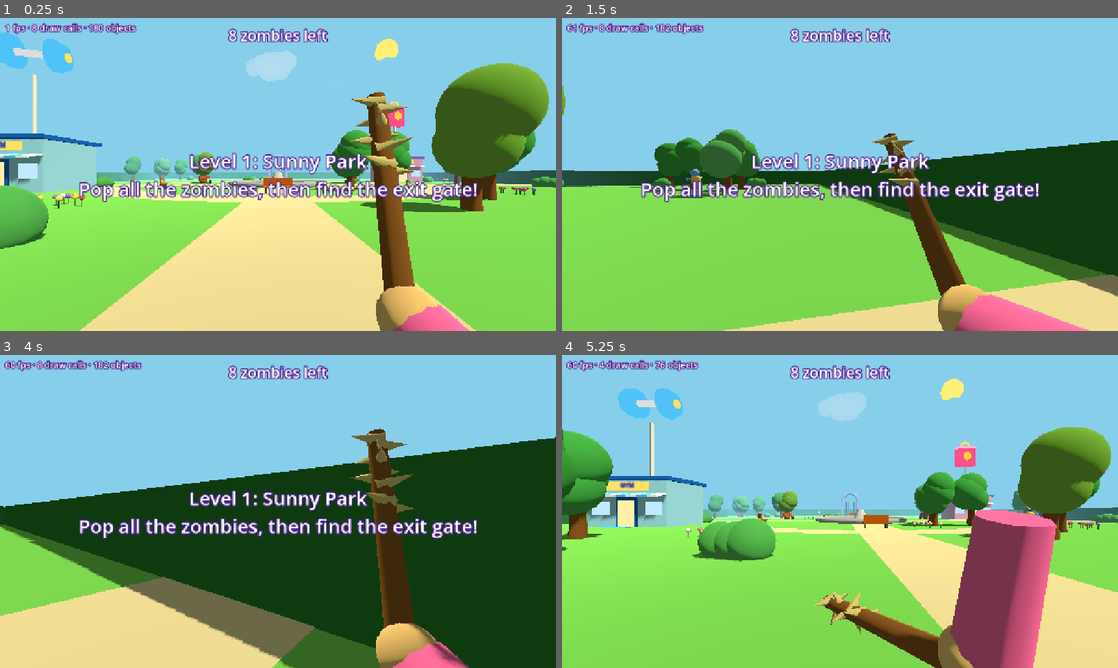
Above: before the commit, frames 1-4 (two rows, left to right).
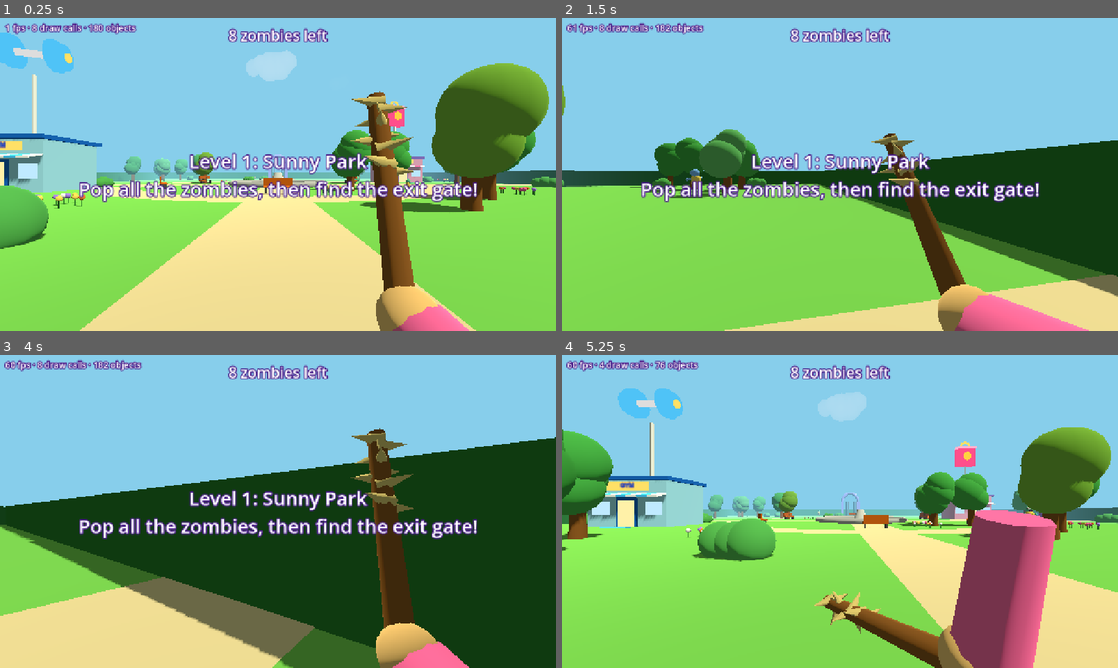
Above: after the commit, the same moments.

Repository: BennyWebb/zombie-tag
Game: Godot game, scene res://scenes/main.tscn
The game is run twice, just before and just after one commit, with the same random seed, the same clock (stepped at 60 frames per second) and the same inputs.
Inputs:
- Up to frame 1 (0.25 s): no input
- Up to frame 2 (1.5 s): tap Enter at 0.5, 1.35 s; hold D (turn_right) 0.53-1.28 s; hold Space (attack) 0.53-1.28 s; hold S (walk_back) from 1.28 s (still down)
- Up to frame 3 (4 s): release S (walk_back) at 2.03 s; hold D (turn_right) 2.03-2.78 s; tap Keypad Enter at 2.1 s; hold W (walk_forward) 2.78-3.53 s; tap Space (attack) at 2.85 s; hold A (turn_left) from 3.53 s (still down); tap Enter at 3.6 s
- Up to frame 4 (5.25 s): tap Keypad Enter at 4.35 s; release A (turn_left) at 5.03 s; hold S (walk_back) from 5.03 s (still down); hold Space (attack) from 5.03 s (still down)

The runs differ from the first frame. In frame 1, 0.2% of the frame differs, in the area x 65-72%, y 6-33%; in frame 2, less than 0.1%; in frame 3, 0.4%; in frame 4, 0.6%, in the area x 48-73%, y 7-96%.

Commit message:
Godot: no hitch on the first pop, and the sun where the shadows say it is
- The first pop made the game stop for a moment while Godot loaded pop.wav and
  the graphics card compiled the confetti's and floating words' shaders. All
  sound effects now load at the start, and Effects.warm_up() draws a tiny,
  invisible burst and word in front of the camera when a level starts.
- The sun (or moon) was drawn ahead and to the right of the start, but the
  light comes from behind and to the right, so shadows pointed towards the
  sun. This was the same in the browser game; the sun is now drawn in the
  light's direction in both (levels re-exported).
- Your first-person hand and the Spiky Stick no longer cast a shadow in
  Godot (the export marks them; hero.gd now applies it), like the browser.

Co-Authored-By: Claude Opus 5.5 <noreply@anthropic.com>
Claude-Session: https://claude.ai/code/session_01LLQA4ZnRtB4LSabNngitDm

Diff:
--- a/godot/scripts/effects.gd
+++ b/godot/scripts/effects.gd
@@ -27,6 +27,27 @@
 		colours.append(Data.colour(CONFETTI_COLOURS[i]))
 	confetti_colours.offsets = offsets
 	confetti_colours.colors = colours
+
+
+## Shows a burst of confetti and a word, too small and faint to see, just in front of the camera.
+## The first time something new is drawn, the graphics card has to get ready for it (it compiles
+## its "shader"), which can make the game stop for a moment; this gets that done at the start of a
+## level instead of when the first zombie pops.
+func warm_up(camera: Camera3D) -> void:
+	var front := camera.global_position - camera.global_basis.z * 2.0
+	var p := CPUParticles3D.new()
+	p.mesh = confetti_mesh
+	p.amount = 6
+	p.one_shot = true
+	p.lifetime = 0.3
+	p.scale_amount_min = 0.01
+	p.scale_amount_max = 0.01
+	p.color_initial_ramp = confetti_colours
+	p.position = front
+	add_child(p)
+	p.emitting = true
+	p.finished.connect(p.queue_free)
+	float_text(front, "POP! BONK!", Color.WHITE, 0.01)
 
 
 ## A burst of confetti when a zombie pops.
--- a/godot/scripts/hero.gd
+++ b/godot/scripts/hero.gd
@@ -38,6 +38,7 @@
 	# the first-person hand, holding every weapon; only the one you're holding shows
 	hand = load("res://models/hand.glb").instantiate()
 	camera.add_child(hand)
+	Data.remove_extra_shadows(hand) # your hand doesn't cast a shadow, like in the browser game
 	hand.position = HAND_REST
 	for id in Data.models.models.hand.weapons:
 		hand.find_child(id, true, false).visible = id == weapon_id
--- a/godot/scripts/main.gd
+++ b/godot/scripts/main.gd
@@ -41,6 +41,7 @@
 	add_child(hero)
 	hero.start_at(level.info.playerStart)
 	hero.camera.make_current()
+	effects.warm_up(hero.camera)
 	to_spawn = int(level.info.zombies)
 	popped = 0
 	finished = false
--- a/godot/scripts/sound.gd
+++ b/godot/scripts/sound.gd
@@ -20,6 +20,10 @@
 	add_child(music_player)
 	# the browser game's volume settings go from 0 to 10
 	set_volumes(Data.config.sound.music, Data.config.sound.sounds)
+	# load every sound now, so the first pop or bonk doesn't wait while one loads
+	for file in ResourceLoader.list_directory("res://sounds/sfx"):
+		if file.ends_with(".wav"):
+			streams[file.get_basename()] = load("res://sounds/sfx/" + file)
 
 
 func set_volumes(music_volume: float, sounds_volume: float) -> void:
--- a/godot/scripts/zombie.gd
+++ b/godot/scripts/zombie.gd
@@ -45,6 +45,7 @@
 	var model: Node3D = load("res://models/zombies/%s.glb" % kind).instantiate()
 	add_child(model)
 	Data.hide_parts(model, "zombies/" + kind)
+	Data.remove_extra_shadows(model)
 	body = model.find_child("body", true, false)
 	for side in ["L", "R"]:
 		arms.append(model.find_child("arm" + side, true, false))
Binary file changed: godot/models/levels/01-park.glb
Binary file changed: godot/models/levels/02-school.glb
Binary file changed: godot/models/levels/03-carPark.glb
Binary file changed: godot/models/levels/04-beach.glb
Binary file changed: godot/models/levels/05-funfair.glb
Binary file changed: godot/models/levels/06-snow.glb
Binary file changed: godot/models/levels/07-toys.glb
Binary file changed: godot/models/levels/08-forest.glb
Binary file changed: godot/models/levels/09-graveyard.glb
Binary file changed: godot/models/levels/10-castle.glb
Not shown, changed: src/world.js
